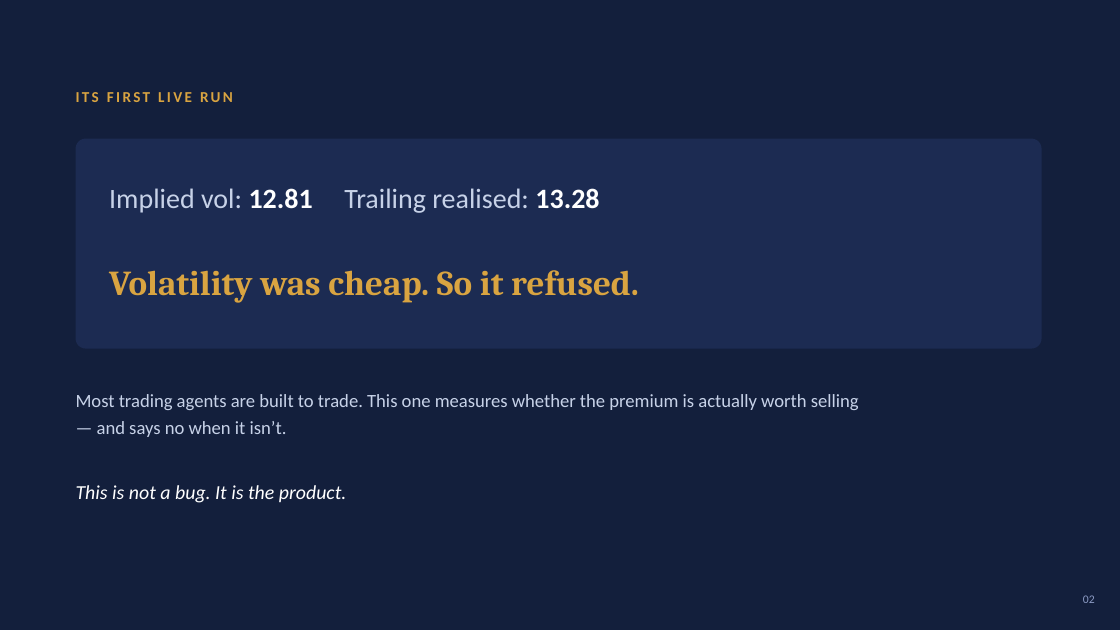
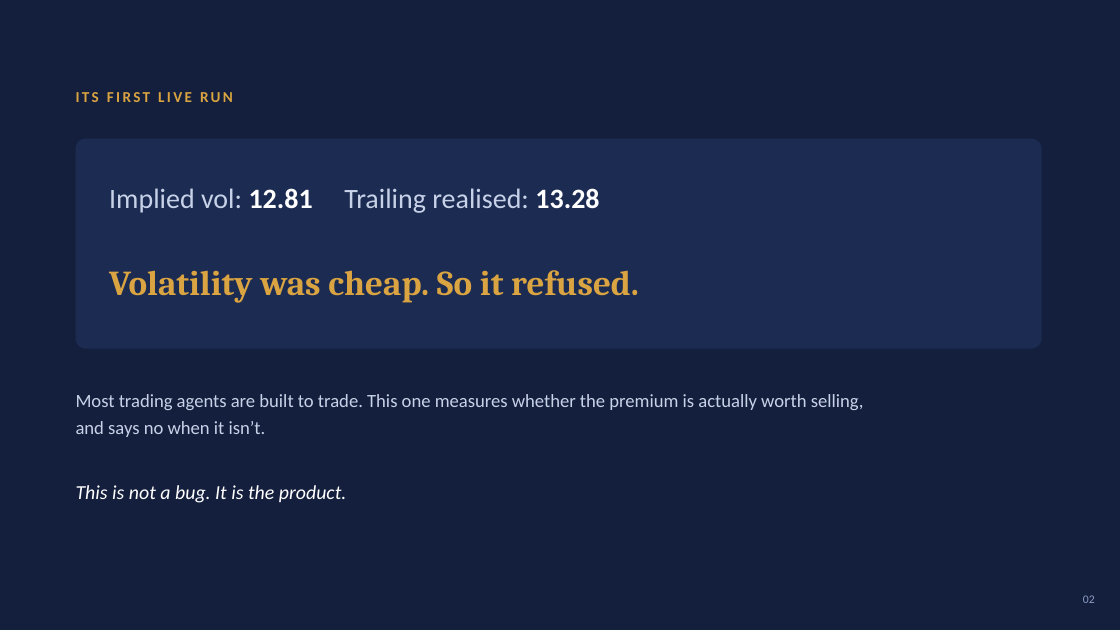
Before and after one commit to nilaymastaadmi/alpaca-hackathon, a slide deck: slide 2 of presentation/slides_draft.pptx. Drawn at 1120x630 pixels with LibreOffice and Linux fonts; fonts in the diff are those of the drawing. Boxes give left, top, right and bottom in pixels: in the first picture for what was removed or moved away, otherwise in the second. Text is boxed around its words. In the diff, an @@ line names an element or a change of style, - is before the commit and + after.

```diff
--- a/presentation/slides_draft.pptx
+++ b/presentation/slides_draft.pptx
@@ text at [76,394,864,437]: text changed @@
-Most trading agents are built to trade. This one measures whether the premium is actually worth selling — and says no when it isn’t.
+Most trading agents are built to trade. This one measures whether the premium is actually worth selling, and says no when it isn’t.
```
Also in this commit, not shown: 13 other slides changed, 2 other files.
